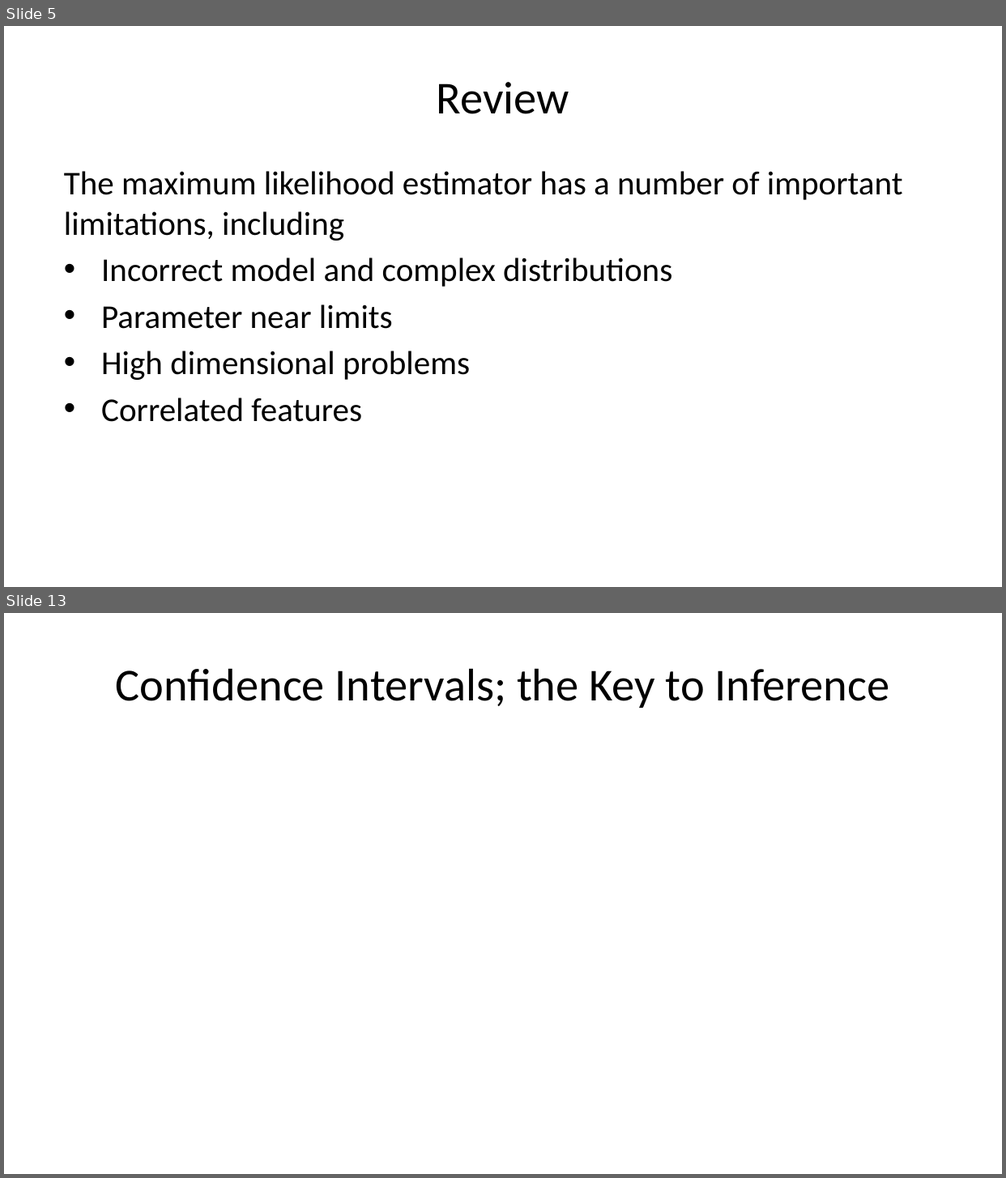
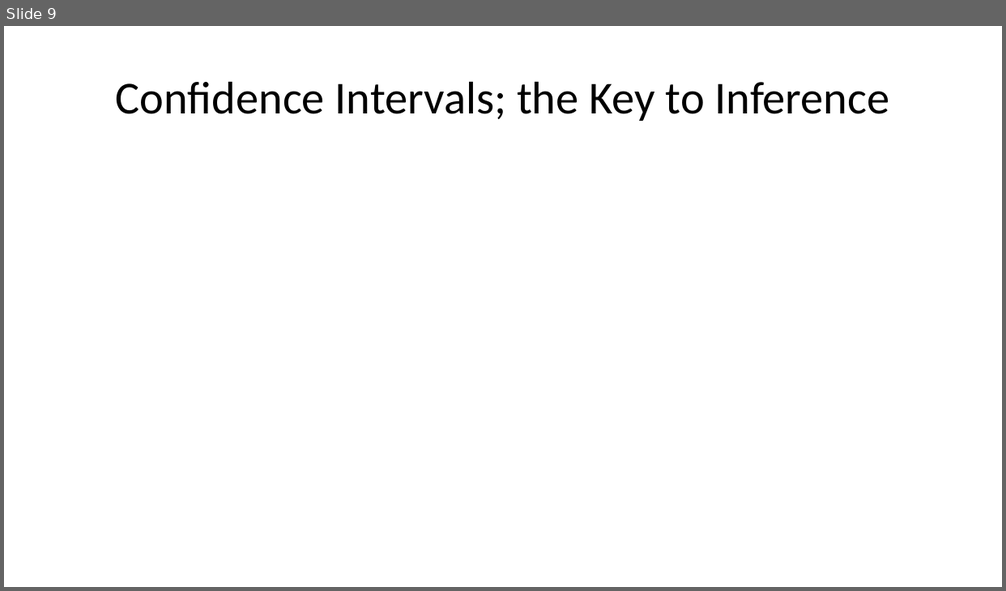
Before and after one commit to StephenElston/CSCI-E-83, a slide deck: LectureSlides/06a_WhyInferenceIsImportant.pptx. Shown one above the other, each under a label of ours: slides 5 and 13 before the commit, slide 9 after it; the slides between them are not shown. The pictures are 1006x1178 and 1006x591 pixels, drawn with LibreOffice and Linux fonts; fonts in the diff are those of the drawing; grey boxes stand for pictures. Boxes give left, top, right and bottom in pixels: in the first picture for what was removed or moved away, otherwise in the second. Text is boxed around its words. In the diff, an @@ line names an element or a change of style, - is before the commit and + after.

```diff
--- a/LectureSlides/06a_WhyInferenceIsImportant.pptx
+++ b/LectureSlides/06a_WhyInferenceIsImportant.pptx
@@ slide 5 removed at (4, 26, 1002, 587), background #FFFFFF @@
@@ title removed at (437, 82, 569, 114) @@
-Review
@@ text removed at (64, 171, 903, 422) @@
-The maximum likelihood estimator has a number of important limitations, including
-• Incorrect model and complex distributions
-• Parameter near limits
-• High dimensional problems
-• Correlated features
@@ what was slide 13 is now slide 9 @@
```
Also in this commit, not shown: 13 slides changed, 3 other slides removed, 2 other files.
